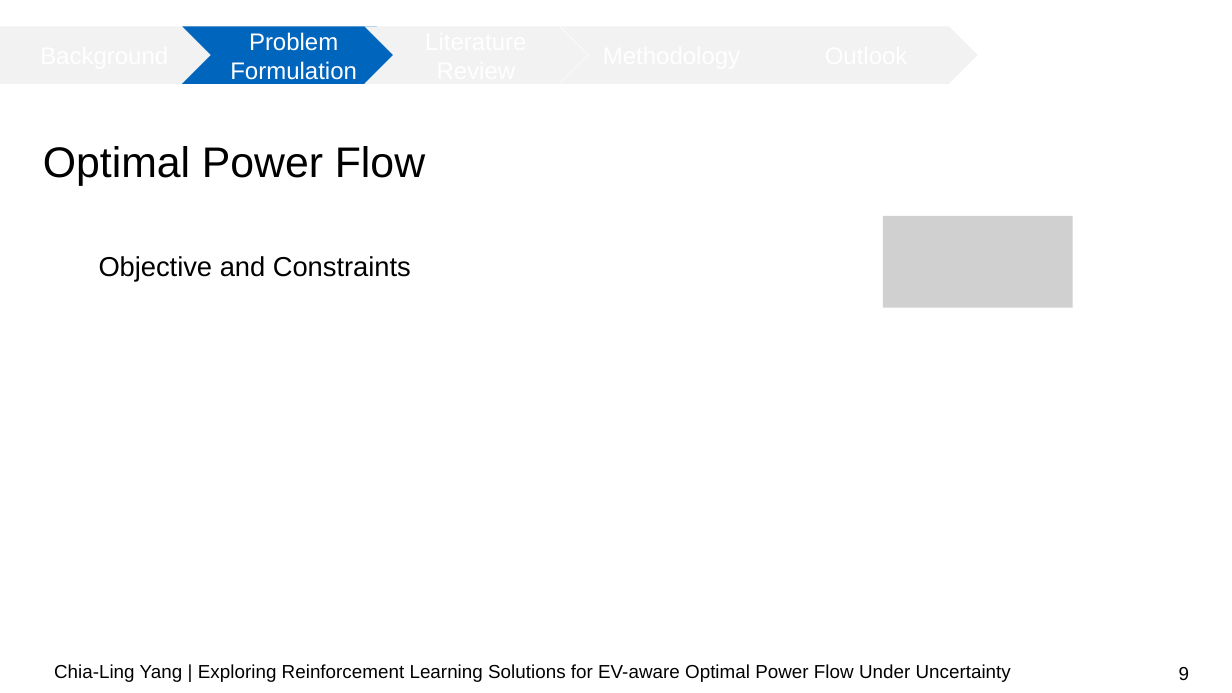
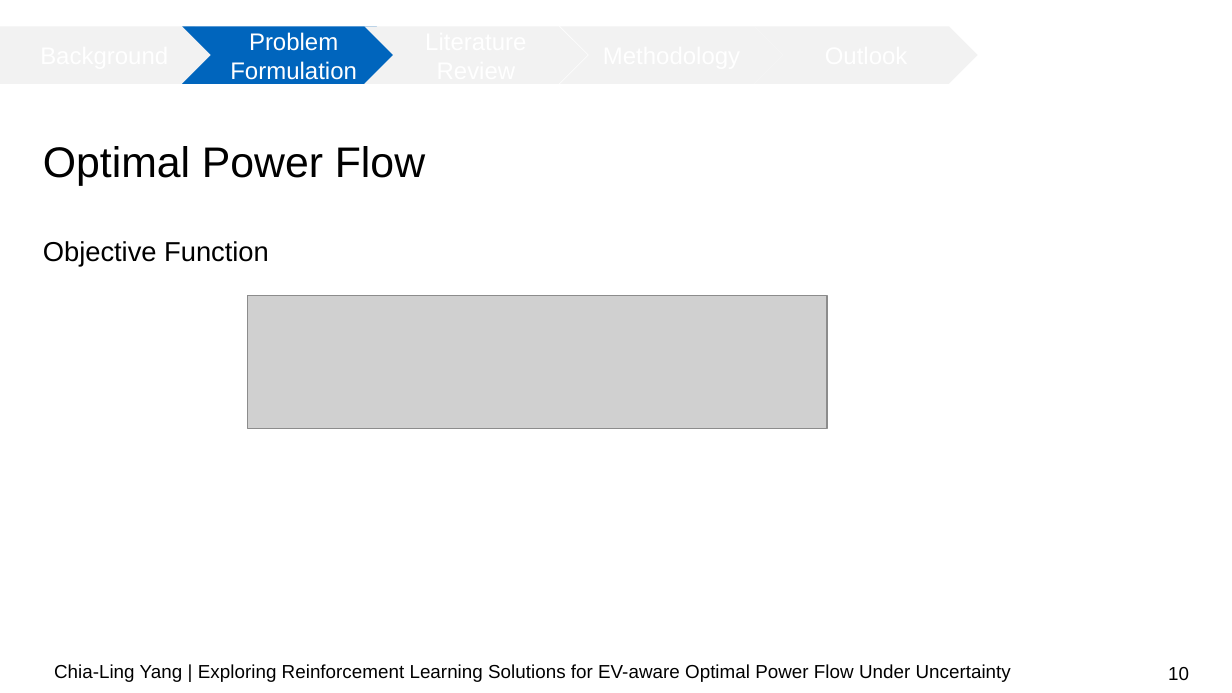
Before and after one commit to chialingyang7718/RL_OPF_EVaware, a slide deck: slide 10 of Mid-term Presentation.pptx (slide 9 before the commit). Drawn at 1232x693 pixels with LibreOffice and Linux fonts; fonts in the diff are those of the drawing; grey boxes stand for pictures; background and template pictures are left out. Boxes give left, top, right and bottom in pixels: in the first picture for what was removed or moved away, otherwise in the second. Text is boxed around its words. In the diff, an @@ line names an element or a change of style, - is before the commit and + after.

Commit message:
updated slides

```diff
--- a/Mid-term Presentation.pptx
+++ b/Mid-term Presentation.pptx
@@ picture removed at (883, 216, 1073, 308) @@
@@ text at (43, 241, 269, 267): text changed @@
-Objective and Constraints
+Objective Function
@@ picture added at (248, 296, 827, 429) @@
@@ page number at (1168, 667, 1189, 680): text changed @@
-9
+10
```
Also in this commit, not shown: 2 other slides changed, 3 slides added, 1 other file.
